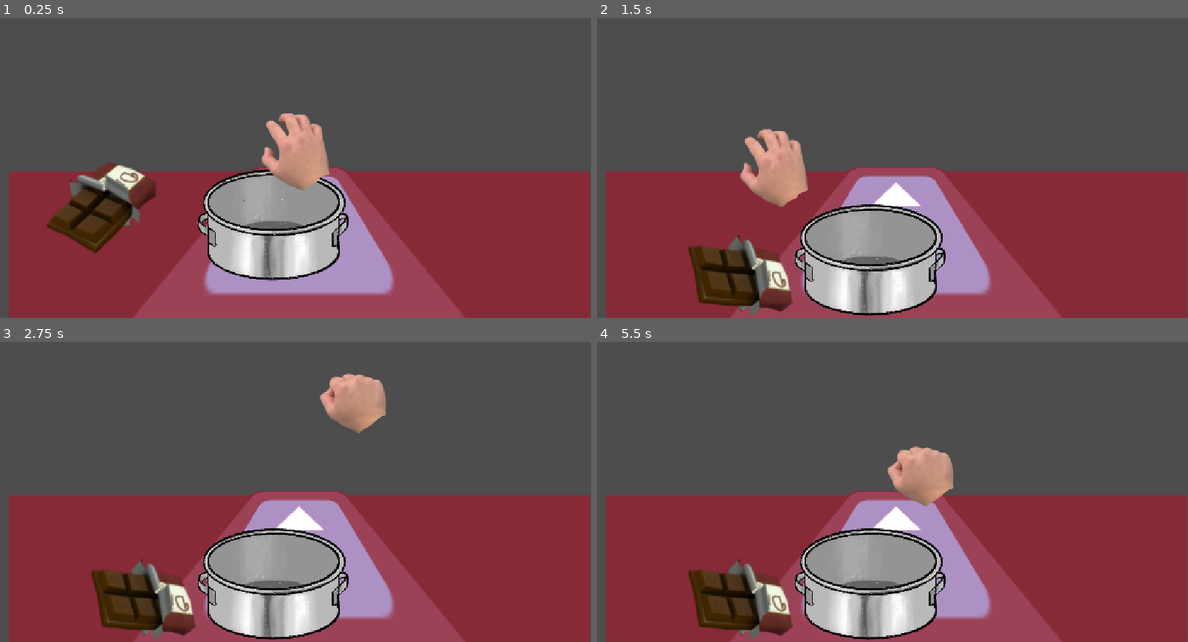
Above: before the commit, frames 1-4 (two rows, left to right).
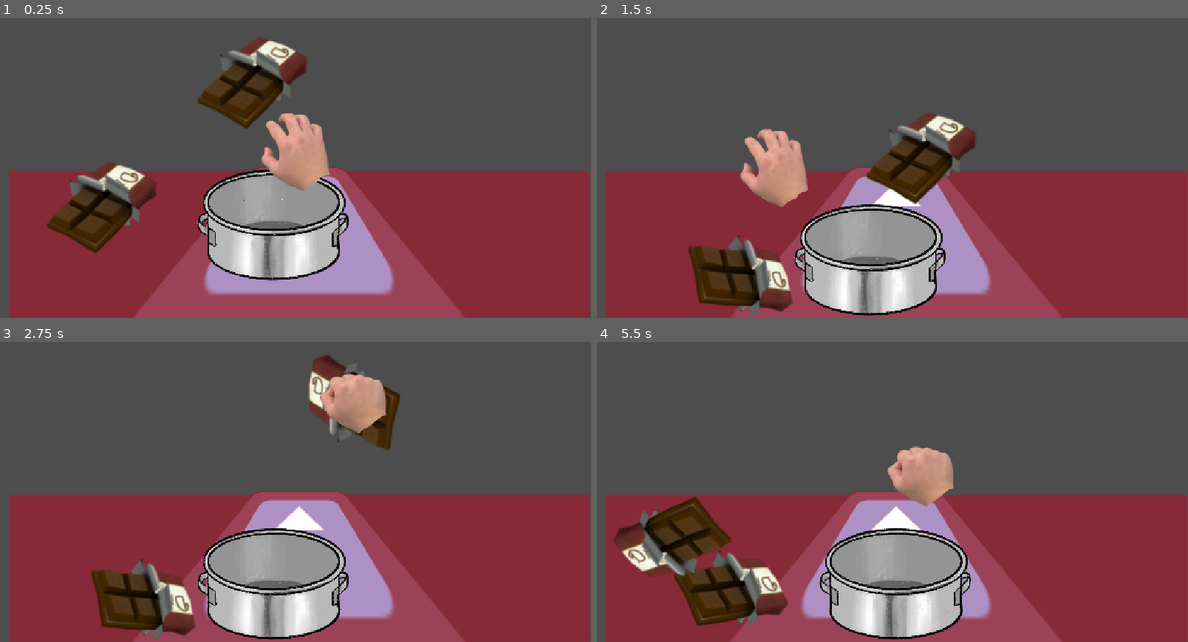
Above: after the commit, the same moments.

Repository: EugeneGLi/HotCocoaForTwo
Game: Godot game, scene res://scenes/kitchen.tscn
Same seed, same stepped clock (60 frames per second), same inputs: the game is played once before the commit and once after it. The engine's default icon, where the game draws it, is replaced by a stand-in: a white triangle on a blue panel in a dark square.
Inputs (mouse positions are in pixels of both pictures, inside the frame that each line leads up to):
- Up to frame 1 (0.25 s): no input
- Up to frame 2 (1.5 s): tap Enter (ui_accept) at 0.5, 0.77 s; move the mouse to (1022, 135) at 0.52 s; press the mouse at (1022, 135) at 0.53 s; hold Right (ui_right) from 0.53 s (still down); move the mouse to (774, 168) at 1.27 s; release the mouse at (774, 168) at 1.28 s; click (774, 168) at 1.35 s
- Up to frame 3 (2.75 s): tap Enter (ui_accept) at 1.52 s; move the mouse to (354, 402) at 2.02 s; release Right (ui_right) at 2.03 s; press the mouse at (354, 402) at 2.03 s; hold Left (ui_left) from 2.03 s (still down)
- Up to frame 4 (5.5 s): move the mouse to (862, 543) at 2.77 s; release Left (ui_left) at 2.78 s; release the mouse at (862, 543) at 2.78 s; hold Right (ui_right) 2.78-4.28 s; click (862, 543) at 2.85 s; tap Enter (ui_accept) at 3.02, 3.77, 4.52 s; move the mouse to (1069, 525) at 3.52 s; press the mouse at (1069, 525) at 3.53 s; move the mouse to (715, 426) at 4.27 s; release the mouse at (715, 426) at 4.28 s; hold Left (ui_left) 4.28-5.03 s; click (715, 426) at 4.35 s; move the mouse to (922, 477) at 5.02 s; press the mouse at (922, 477) at 5.03 s; hold Right (ui_right) from 5.03 s (still down)

The runs differ from the first frame. In frame 1, 2.9% of the frame differs, in the area x 33-52%, y 6-37%; in frame 2, 2.9%; in frame 3, 1.7%; in frame 4, 12%, in the area x 2-64%, y 51-100%.

Commit message:
hotfix
used to be multiple instances would be picked up. not intended, fixed

Diff:
--- a/HotCocoaForTwo/scenes/ingredient.tscn
+++ b/HotCocoaForTwo/scenes/ingredient.tscn
@@ -10,10 +10,10 @@
 [sub_resource type="CircleShape2D" id="CircleShape2D_8iyfc"]
 radius = 59.486755
 
-[node name="Ingredient" type="Node2D" unique_id=993039001]
-scale = Vector2(1.665, 1.665)
+[node name="Ingredient" type="Node2D" unique_id=993039001 node_paths=PackedStringArray("area2d")]
 script = ExtResource("1_ssx0k")
 max_speed = 1000.0
+area2d = NodePath("GrabbableTemplate/GrabbableArea")
 
 [node name="GrabbableTemplate" parent="." unique_id=1450439087 instance=ExtResource("2_de0p5")]
 unique_name_in_owner = true
--- a/HotCocoaForTwo/scenes/kitchen.tscn
+++ b/HotCocoaForTwo/scenes/kitchen.tscn
@@ -14,7 +14,7 @@
 [sub_resource type="RectangleShape2D" id="RectangleShape2D_e1qvk"]
 size = Vector2(1221.5, 191)
 
-[node name="Node2D" type="Node2D" unique_id=1738999152]
+[node name="main" type="Node2D" unique_id=1738999152]
 
 [node name="table" type="Sprite2D" parent="." unique_id=1138692711]
 modulate = Color(0.64705884, 0.16470589, 0.16470589, 1)
@@ -32,12 +32,12 @@
 
 [node name="Ingredient" parent="." unique_id=92610464 instance=ExtResource("4_vephn")]
 position = Vector2(199, 404)
-scale = Vector2(1, 1)
+
+[node name="Ingredient2" parent="." unique_id=993039001 instance=ExtResource("4_vephn")]
+position = Vector2(493, 161)
 
 [node name="table2" type="StaticBody2D" parent="." unique_id=219589099]
 
 [node name="table collision" type="CollisionShape2D" parent="table2" unique_id=976665633]
 position = Vector2(619.25, 723)
 shape = SubResource("RectangleShape2D_e1qvk")
-
-[connection signal="grab_item" from="Hand" to="Ingredient" method="_on_main_thingy_grab_item"]
--- a/HotCocoaForTwo/scripts/hand.gd
+++ b/HotCocoaForTwo/scripts/hand.gd
@@ -13,10 +13,14 @@
 var grabbedItem: Node = null
 
 
-signal grab_item(info: bool, hand: Node2D)
+signal grab_item(info: bool, hand: Area2D)
 # Called when the node enters the scene tree for the first time.
+func _ready() -> void:
+	for node in get_tree().get_nodes_in_group("Grabbable"):
+		node = node.get_parent().get_parent()
+		grab_item.connect(node._on_main_thingy_grab_item)
 
-# Called every frame. 'delta' is the elapsed time since the previous frame.
+
 @warning_ignore("unused_parameter")
 func _process(delta: float) -> void:
 	if hand:
@@ -36,11 +40,11 @@
 			#if grabbable
 			if area.is_in_group("Grabbable"):
 				#grab
-				grabbedItem = area.get_parent()
-				grab_item.emit(true, self)
+				grabbedItem = area
+				grab_item.emit(true, area)
 				#currently only grab one
 				break;
 	if Input.is_action_just_released("Grab"):
 		hand.texture = handSprites["OpenHand"]
+		grab_item.emit(false, grabbedItem)
 		grabbedItem = null
-		grab_item.emit(false, null)
--- a/HotCocoaForTwo/scripts/ingredient.gd
+++ b/HotCocoaForTwo/scripts/ingredient.gd
@@ -7,6 +7,7 @@
 @onready var rigidBody : RigidBody2D = %GrabbableTemplate
 @export var max_speed : float = 50
 @export var angular_damping := 8.0
+@export var area2d : Area2D
 var current_grav
 func _ready() -> void:
 	current_grav = rigidBody.gravity_scale
@@ -24,7 +25,9 @@
 
 
 ##thing
-func _on_main_thingy_grab_item(info: bool, hand: Node2D) -> void:
+func _on_main_thingy_grab_item(info: bool, hand: Area2D) -> void:
+	if hand != area2d:
+		return
 	isGrabbed = info
 	toFollow = hand;
 	if info:
